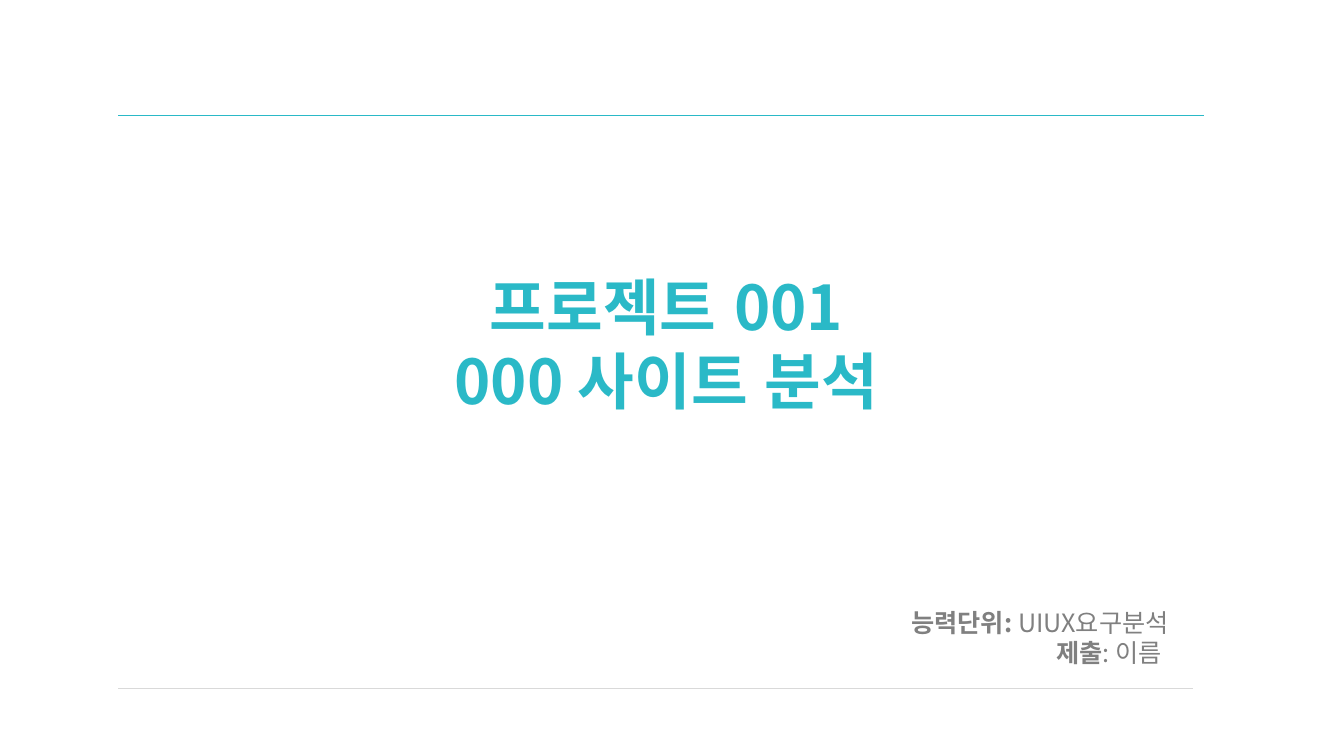
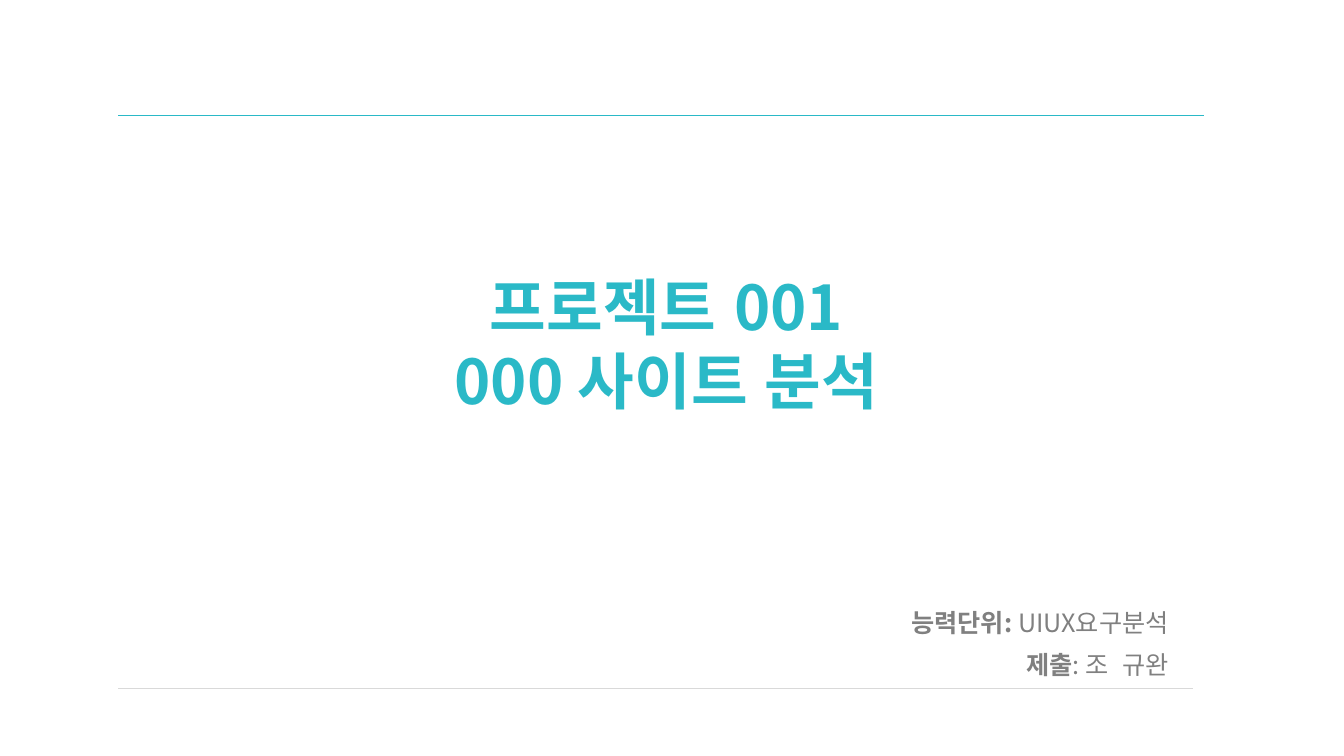
Before and after one commit to gyuwanc1/b_gyuwan, a slide deck: slide 19 of Navien House.pptx (slide 18 before the commit). Drawn at 1344x756 pixels with LibreOffice and Linux fonts; fonts in the diff are those of the drawing. Boxes give left, top, right and bottom in pixels: in the first picture for what was removed or moved away, otherwise in the second. Text is boxed around its words. In the diff, an @@ line names an element or a change of style, - is before the commit and + after.

```diff
--- a/Navien House.pptx
+++ b/Navien House.pptx
@@ subtitle at (1026,653,1168,676): text changed @@
-제출: 이름
+제출: 조 규완
```
Also in this commit, not shown: 4 other slides changed, 1 slide added.
